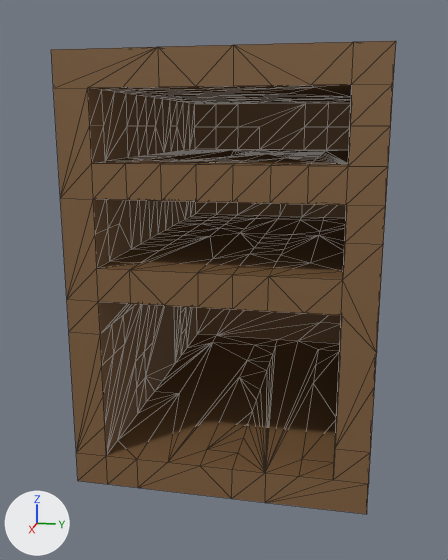
The glTF model Assets/Voxel/Arch/Cabinets/Cabinet00-frame.gltf: old version first, new version second.
The view is the same before and after, from a 50 mm camera at (13.51, -7.94, 10.96) aimed at (-9.02, -12.45, 5.33). Every picture has the same lights, and +X, +Y and +Z are marked at lower left. The first picture is the older version. Mesh edges are drawn as thin lines. Where no turn or scale is listed for an object, it has been applied to the vertices. Vertices at exactly the same position are counted once.

In view in the first picture: 'Layer.1'.
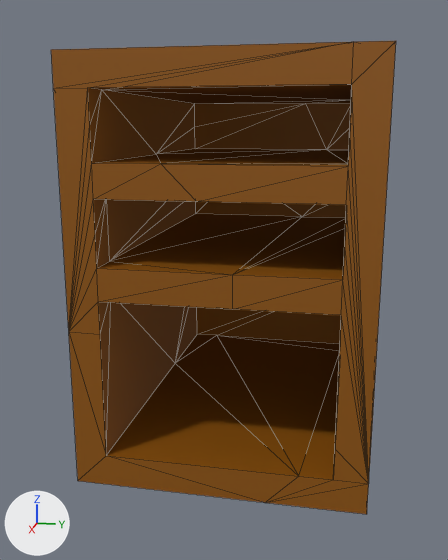
Boxes [x1, y1, x2, y2] around the edits, measured in the pictures (448 x 560 px):
part 1 of me_mesh_0, reshaped
    before: [51, 41, 396, 503]
    after: [98, 302, 184, 455]
part 2 of me_mesh_0, recoloured
    both: [69, 41, 395, 514]

What changed in the scene script:
```text
Change me_mesh_0:
    used by ob_layer_1; location = (0.0, 0.0, 0.0)
    remove me_mesh_0.from_pydata(...)  # 612 vertices, 1220 faces; spans x -16.0..-3.0, y -16.0..-7.0, z 0.0..13.0
    add me_mesh_0.from_pydata(...)  # 81 vertices, 158 faces; spans x -16.0..-3.0, y -16.0..-7.0, z 0.0..13.0
    me_mesh_0 part 1: 532 vertices removed from x -16.0..-3.0, y -16.0..-7.0, z 0.0..13.0; 1 vertex added at x -4.0, y -15.0, z 6.0
    me_mesh_0 part 2: 19 kept faces spanning x -16.0..-3.0, y -16.0..-7.0, z 0.0..13.0 get new vertex colours; the middle colour goes from brown #886644 to brown #975b0a
```
